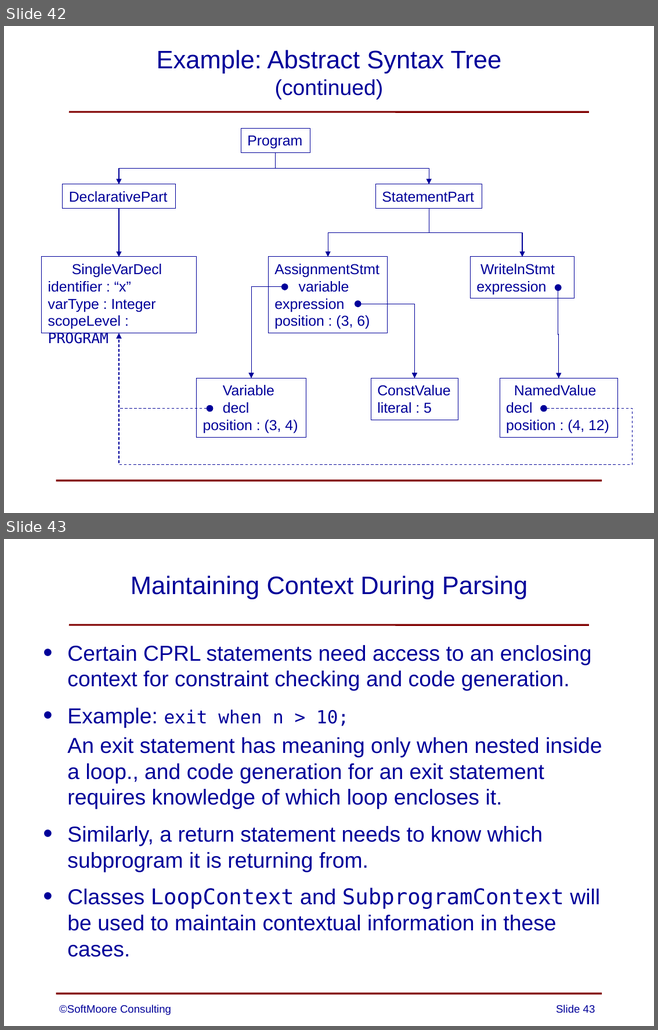
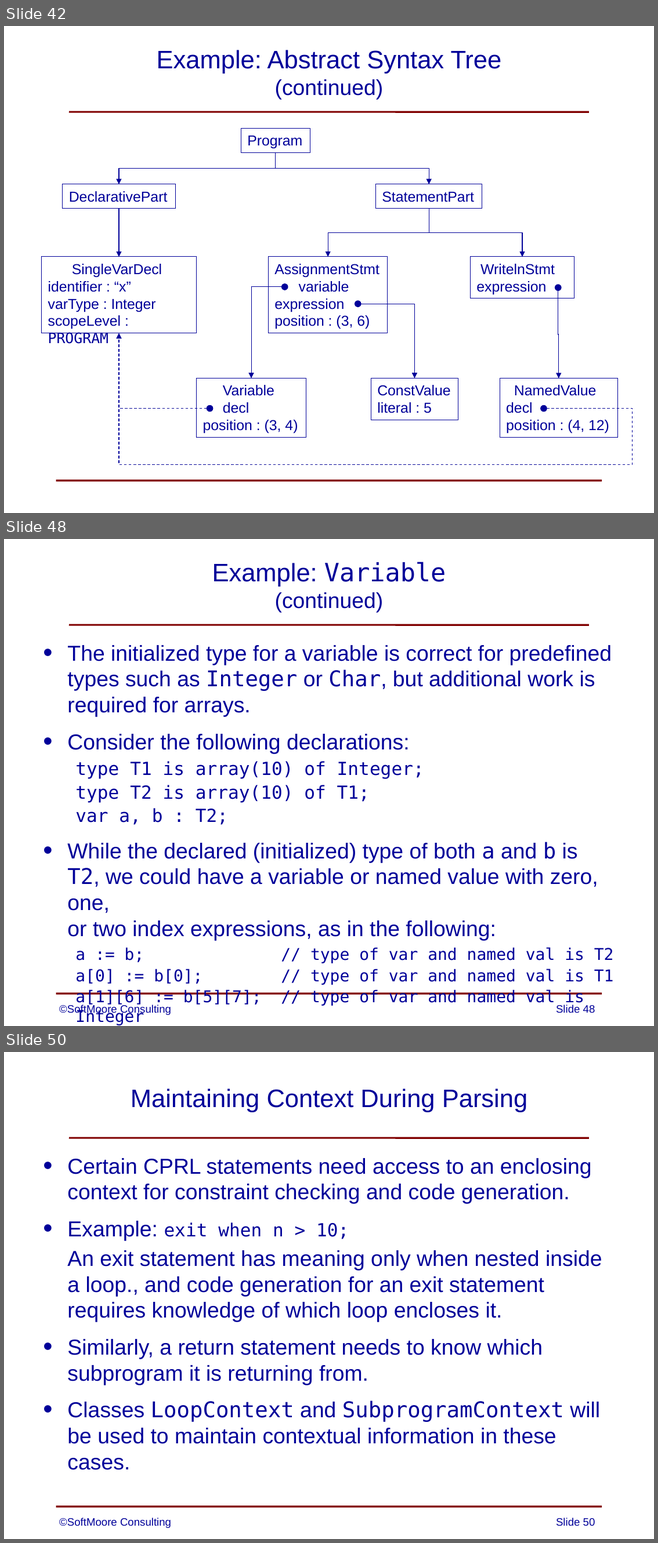
Before and after one commit to SoftMoore/CPRL, a slide deck: PowerPoint Slides/08 - Abstract Syntax Trees.pptx. Shown one above the other, each under a label of ours: slides 42 and 43 before the commit, slides 42, 48 and 50 after it; the slides between them are not shown. The pictures are 658x1030 and 658x1543 pixels, drawn with LibreOffice and Linux fonts; fonts in the diff are those of the drawing. Boxes give left, top, right and bottom in pixels: in the first picture for what was removed or moved away, otherwise in the second. Text is boxed around its words. In the diff, an @@ line names an element or a change of style, - is before the commit and + after.

```diff
--- a/PowerPoint Slides/08 - Abstract Syntax Trees.pptx
+++ b/PowerPoint Slides/08 - Abstract Syntax Trees.pptx
@@ slide 48 added at [4,539,654,1026], background #FFFFFF; not listed: 2 template elements that a slide beside it also shows @@
@@ title added at [212,562,445,613], 28 pt, text #000099 @@
+Example: Variable
+(continued)
@@ text added at [67,645,611,985], 24 pt, text #000099 @@
+• The initialized type for a variable is correct for predefined types such as Integer or Char, but additional work is required for arrays.
+• Consider the following declarations:
+  type T1 is array(10) of Integer;
+  type T2 is array(10) of T1;
+  var a, b : T2;
+• While the declared (initialized) type of both a and b is T2, we could have a variable or named value with zero, one,
+  or two index expressions, as in the following:
+  a := b; // type of var and named val is T2
+  a[0] := b[0]; // type of var and named val is T1
+  a[1][6] := b[5][7]; // type of var and named val is Integer
@@ text added at [59,1005,171,1016], 12 pt, text #000099 @@
+©SoftMoore Consulting
@@ page number added at [556,1005,595,1013], 12 pt, text #000099 @@
+Slide 48
@@ what was slide 43 is now slide 50 @@
@@ page number at [556,1518,595,1526]: text changed @@
-Slide 43
+Slide 50
```
Also in this commit, not shown: 6 other slides added, 3 other files.
